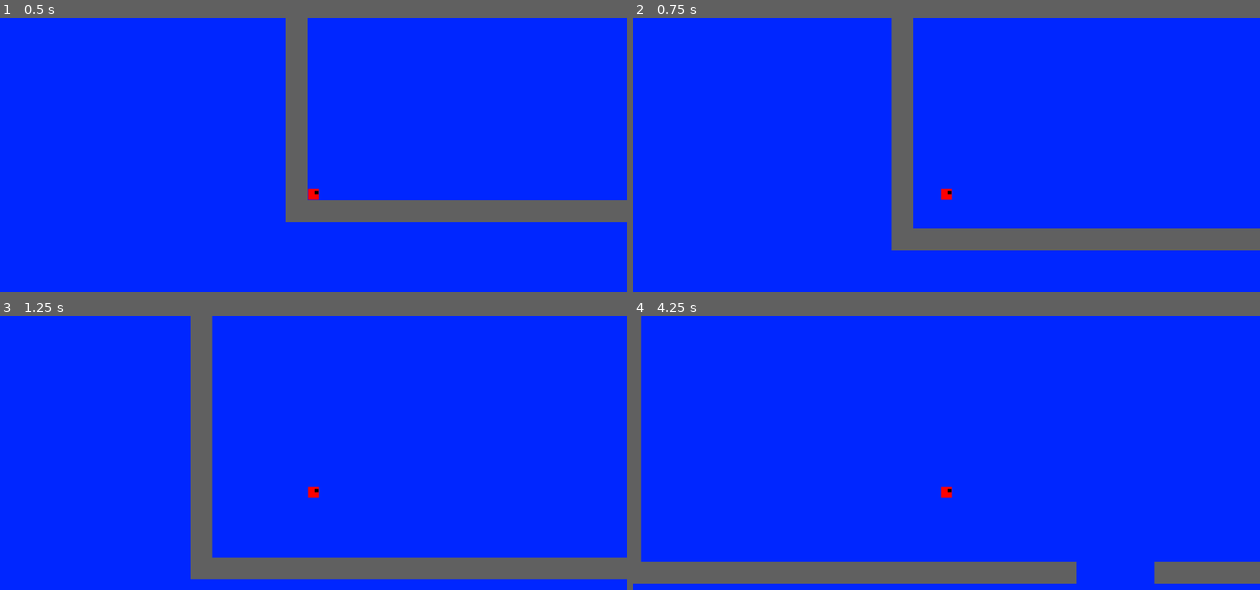
Above: before the commit, frames 1-4 (two rows, left to right).
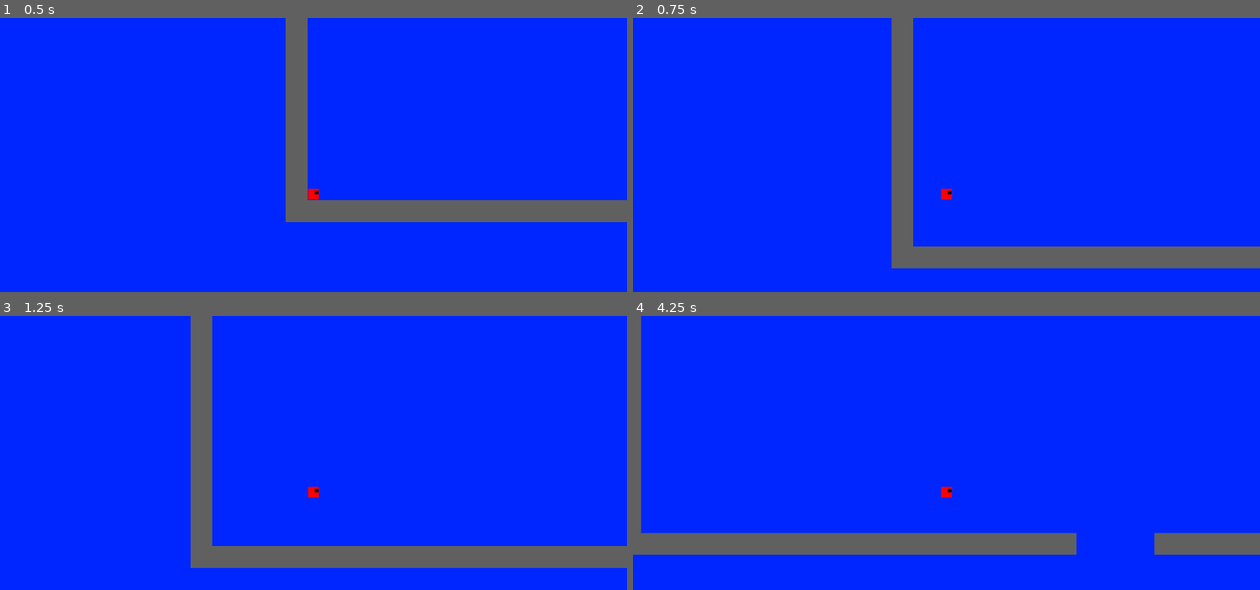
Above: after the commit, the same moments.

Repository: aduImperfect/SquarePlatformer
Game: Godot game, scene res://TSCN/main.tscn
Same seed, same stepped clock (60 frames per second), same inputs: the game is played once before the commit and once after it.
Inputs:
- Up to frame 1 (0.5 s): no input
- Up to frame 2 (0.75 s): tap Enter at 0.5 s; hold Right from 0.53 s (still down); tap Space at 0.6 s
- Up to frame 3 (1.25 s): keep holding Right; tap Space at 0.77, 1.07 s
- Up to frame 4 (4.25 s): tap Space at 1.35, 1.52, 1.82, 2.1, 2.85, 3.02, 3.32, 3.6, 3.77, 4.07 s; release Right at 2.03 s; hold Left 2.03-2.78 s; hold Right from 2.78 s (still down)

Frame 1 is identical in both runs. In frame 2, 7.5% of the frame differs, in the area x 41-100%, y 76-92%; in frame 3, 5.8%; in frame 4, 14%, in the area x 0-100%, y 79-98%.

Commit message:
OR statement.

Diff:
--- a/square-platformer/TSCN/player_input_mgr.gd
+++ b/square-platformer/TSCN/player_input_mgr.gd
@@ -89,13 +89,7 @@
 		else:
 			no_input = true
 
-	if _event is InputEventKey and _event.keycode == KEY_UP:
-		if _event.is_pressed():
-			is_jumping = true
-		else:
-			is_jumping = false
-
-	if _event is InputEventKey and _event.keycode == KEY_SPACE:
+	if _event is InputEventKey and _event.keycode == KEY_UP || KEY_SPACE:
 		if _event.is_pressed():
 			is_jumping = true
 		else:
